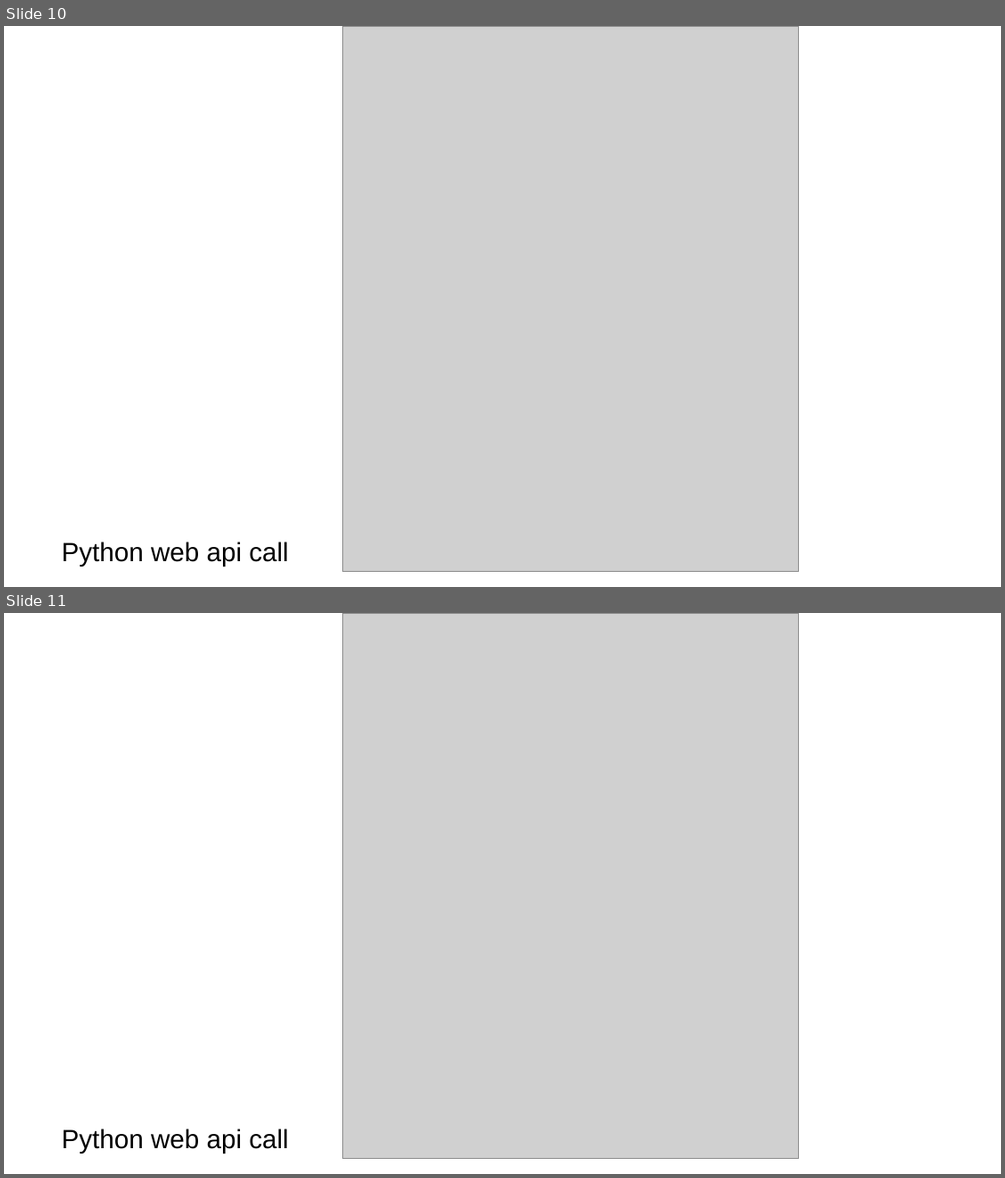
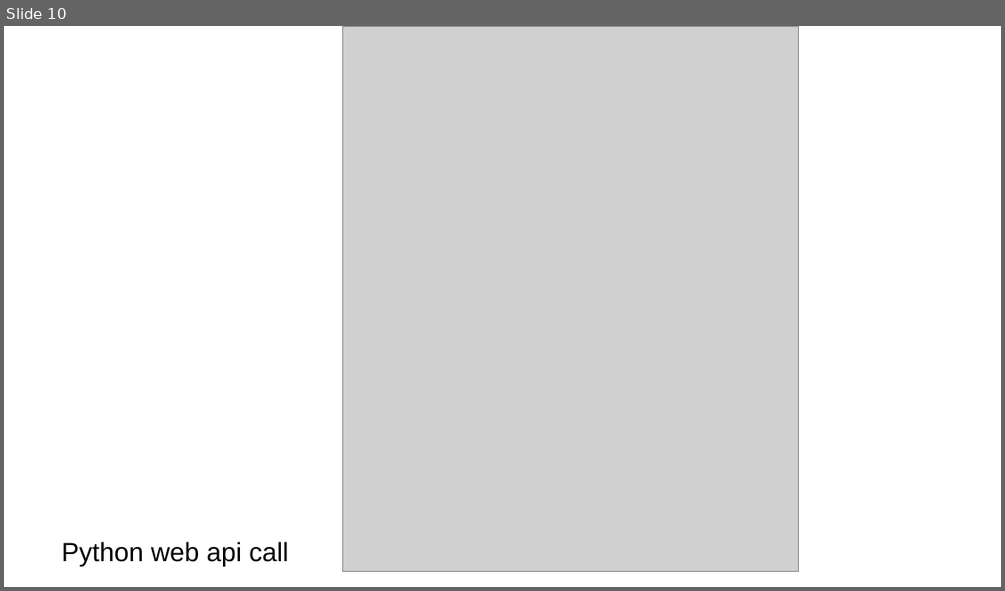
Before and after one commit to feimvnc/pyclopedia, a slide deck: performance_tricks/turbo-python.odp. Shown one above the other, each under a label of ours: slides 10 and 11 before the commit, slide 10 after it. The pictures are 1005x1178 and 1005x591 pixels, drawn with LibreOffice and Linux fonts; fonts in the diff are those of the drawing; grey boxes stand for pictures. Boxes give left, top, right and bottom in pixels: in the first picture for what was removed or moved away, otherwise in the second. Text is boxed around its words. In the diff, an @@ line names an element or a change of style, - is before the commit and + after.

```diff
--- a/performance_tricks/turbo-python.odp
+++ b/performance_tricks/turbo-python.odp
@@ slide 11 removed at (4, 613, 1001, 1174), background #FFFFFF @@
@@ picture removed at (343, 613, 799, 1159) @@
@@ text removed at (62, 1128, 288, 1152) @@
-Python web api call
```
Also in this commit, not shown: 19 other files.
